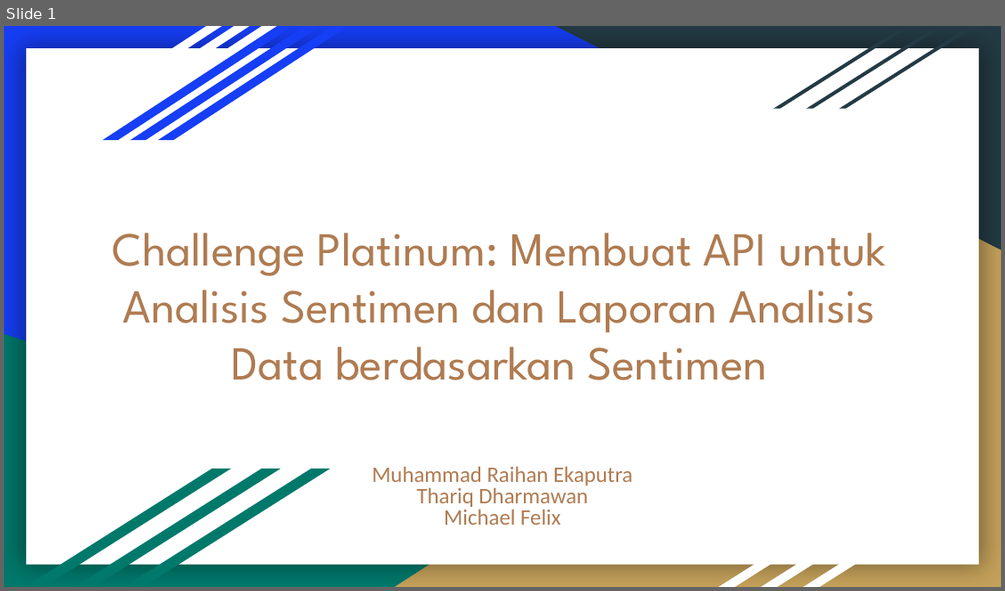
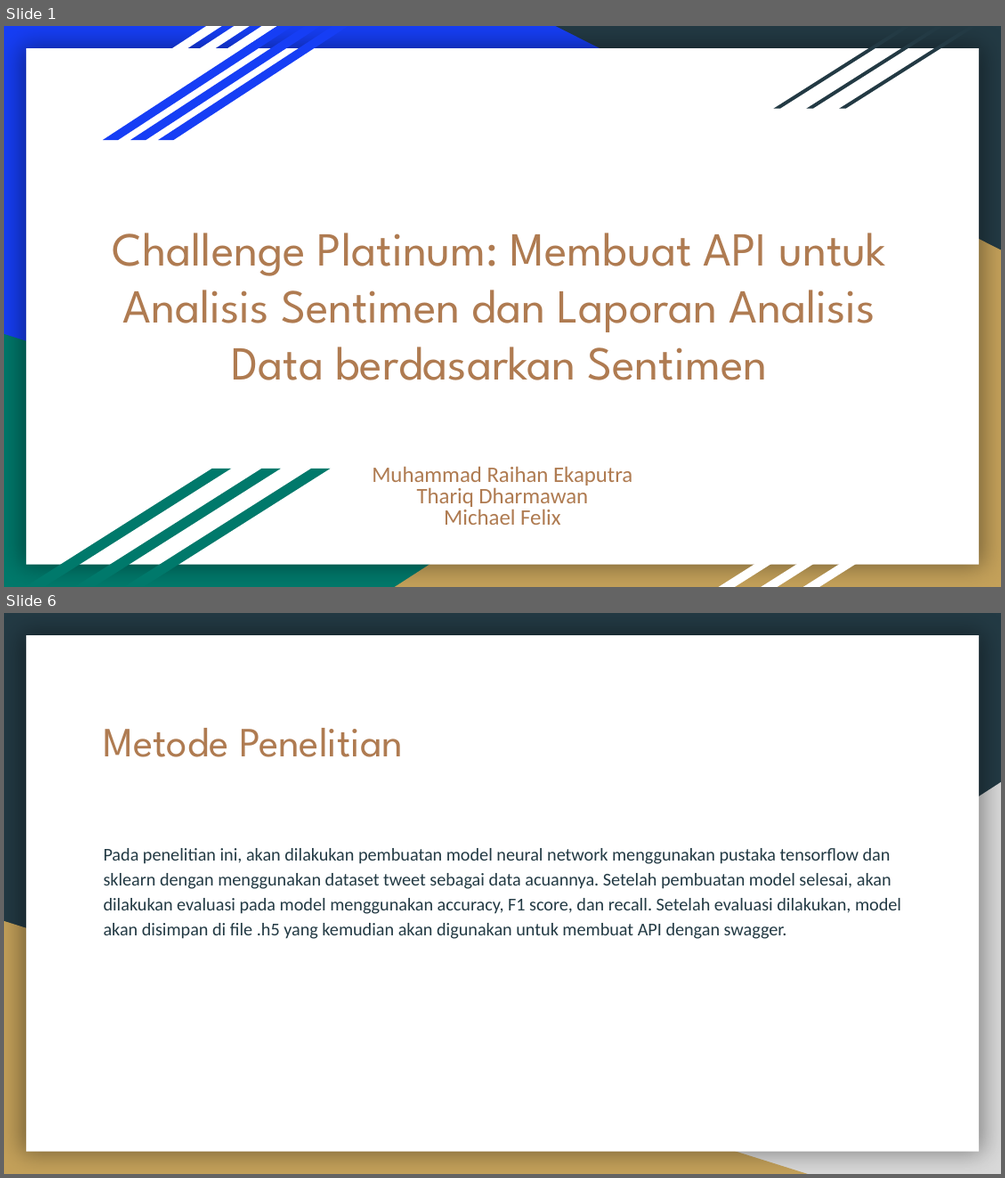
Before and after one commit to raihaneka50908/F_DSC2200908_08_Raihan_hate-speech_Platinum, a slide deck: Challenge Platinum_ Membuat API untuk Analisis Sentimen dan Laporan Analisis Data berdasarkan Sentimen.pptx. Shown one above the other, each under a label of ours: slide 1 before the commit, slides 1 and 6 after it; the slides between them are not shown. The pictures are 1005x591 and 1005x1178 pixels, drawn with LibreOffice and Linux fonts; fonts in the diff are those of the drawing. Boxes give left, top, right and bottom in pixels: in the first picture for what was removed or moved away, otherwise in the second. Text is boxed around its words. In the diff, an @@ line names an element or a change of style, - is before the commit and + after.

Commit message:
Update Challenge Platinum_ Membuat API untuk Analisis Sentimen dan Laporan Analisis Data berdasarkan Sentimen.pptx
PPT Final

```diff
--- a/Challenge Platinum_ Membuat API untuk Analisis Sentimen dan Laporan Analisis Data berdasarkan Sentimen.pptx
+++ b/Challenge Platinum_ Membuat API untuk Analisis Sentimen dan Laporan Analisis Data berdasarkan Sentimen.pptx
@@ slide 6 added at [4,613,1001,1174], background #233A44; not listed: 1 template element that a slide beside it also shows @@
@@ title added at [104,728,403,757], 30 pt, text #AF7B51 @@
+Metode Penelitian
@@ right triangle added at [395,782,1001,1174], fill #D9D9D9 @@
@@ text added at [104,848,901,939], 13 pt, text #233A44 @@
+Pada penelitian ini, akan dilakukan pembuatan model neural network menggunakan pustaka tensorflow dan sklearn dengan menggunakan dataset tweet sebagai data acuannya. Setelah pembuatan model selesai, akan dilakukan evaluasi pada model menggunakan accuracy, F1 score, dan recall. Setelah evaluasi dilakukan, model akan disimpan di file .h5 yang kemudian akan digunakan untuk membuat API dengan swagger.
@@ right triangle added at [4,921,808,1174], fill #C4A15A @@
```
Also in this commit, not shown: 2 slides changed, 6 other slides added, 5 slides removed.
